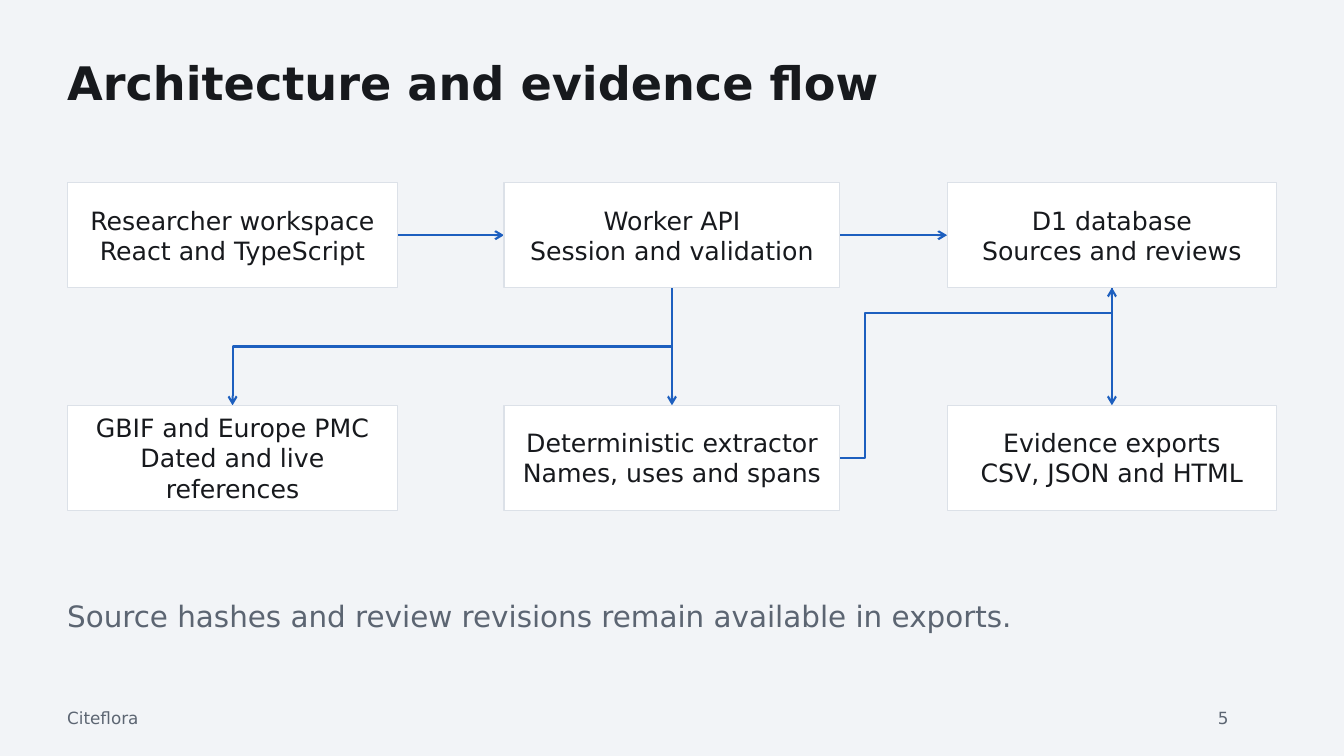
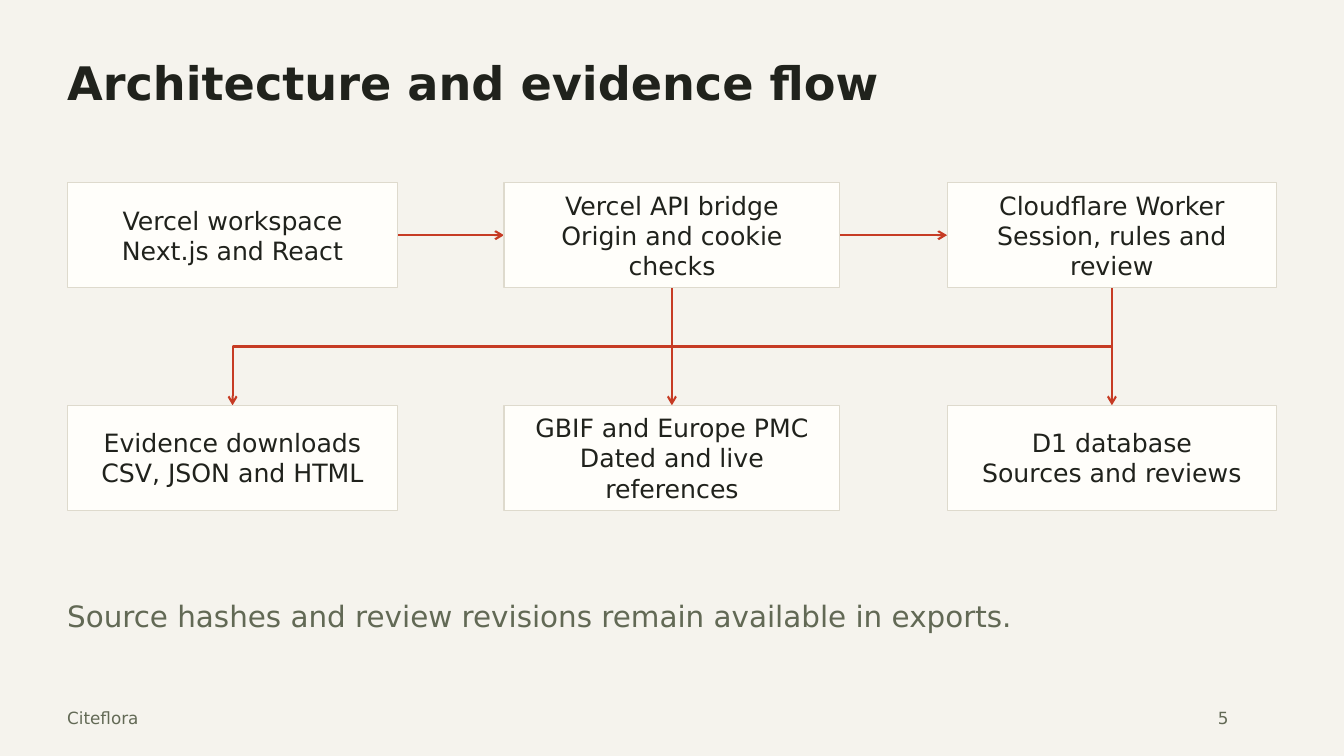
Before and after one commit to adeelfalaksher/citeflora, a slide deck: slide 5 of docs/pitch/Citeflora-Pitch.pptx. Drawn at 1344x756 pixels with LibreOffice and Linux fonts; fonts in the diff are those of the drawing. Boxes give left, top, right and bottom in pixels: in the first picture for what was removed or moved away, otherwise in the second. Text is boxed around its words. In the diff, an @@ line names an element or a change of style, - is before the commit and + after.

Commit message:
Publish verified guided workflow, refreshed pitch and cover, and stable dual-build checks

```diff
--- a/docs/pitch/Citeflora-Pitch.pptx
+++ b/docs/pitch/Citeflora-Pitch.pptx
@@ background #F2F4F7 to #F5F3ED @@
@@ text in rectangle at [561, 196, 783, 276]: text changed; text colour #17191D to #20221C @@
-Worker API
-Session and validation
+Vercel API bridge
+Origin and cookie checks
@@ text in rectangle at [997, 196, 1226, 276]: text changed; text colour #17191D to #20221C @@
-D1 database
-Sources and reviews
+Cloudflare Worker
+Session, rules and review
@@ text in rectangle at [122, 211, 343, 266]: text changed; text colour #17191D to #20221C @@
-Researcher workspace
-React and TypeScript
+Vercel workspace
+Next.js and React
@@ arrow (398, 235) - (504, 235): stroke #1D5FBF 1.5 pt to #C63B24 1.5 pt @@
@@ arrow (840, 235) - (948, 235): stroke #1D5FBF 1.5 pt to #C63B24 1.5 pt @@
@@ elbow arrow added from (673, 287) to (233, 405), #C63B24 1.5 pt @@
@@ elbow arrow moved from (673, 287) - (233, 405) to (1112, 287) - (673, 405) @@
@@ elbow arrow (1112, 287) - (673, 405): stroke #1D5FBF 1.5 pt to #C63B24 1.5 pt @@
@@ arrow removed from (673, 287) to (673, 405) @@
@@ elbow arrow removed from (840, 458) to (1112, 287) @@
@@ arrow (1112, 287) - (1112, 405): stroke #1D5FBF 1.5 pt to #C63B24 1.5 pt @@
@@ rectangle "Evidence downloads": place and size @@
-rectangle "Evidence downloads" at [948, 405, 1277, 510]
+rectangle "Evidence downloads" at [68, 405, 398, 510]
@@ rectangle "GBIF and Europe PMC": place and size @@
-rectangle "GBIF and Europe PMC" at [68, 405, 398, 510]
+rectangle "GBIF and Europe PMC" at [504, 405, 840, 510]
@@ rectangle "GBIF and Europe PMC" at [504, 405, 840, 510]: text colour #17191D to #20221C; fill #FFFFFF to #FFFEFA; outline #DCE1E8 0.75 pt to #DEDACD 0.75 pt @@
@@ fill #FFFFFF to #FFFEFA; outline #DCE1E8 0.75 pt to #DEDACD 0.75 pt in 5 elements at [68, 405, 398, 510], [68, 182, 398, 287], [504, 182, 840, 287], [948, 182, 1277, 287], [948, 405, 1277, 510] @@
@@ rectangle "D1 database": place and size @@
-rectangle "D1 database" at [504, 405, 840, 510]
+rectangle "D1 database" at [948, 405, 1277, 510]
@@ text in rectangle at [104, 433, 361, 453]: text changed; text colour #17191D to #20221C @@
-Evidence exports
+Evidence downloads
@@ text in rectangle at [982, 433, 1241, 483]: text changed; text colour #17191D to #20221C @@
-Deterministic extractor
-Names, uses and spans
+D1 database
+Sources and reviews
@@ text in rectangle at [101, 463, 363, 487]: text colour #17191D to #20221C in "CSV, JSON and HTML" @@
@@ text colour #5C6572 to #626955 in 3 elements at [67, 711, 138, 724], [1218, 712, 1229, 724], [67, 604, 1012, 633] @@
```
Also in this commit, not shown: 7 other slides changed, 13 other files.
